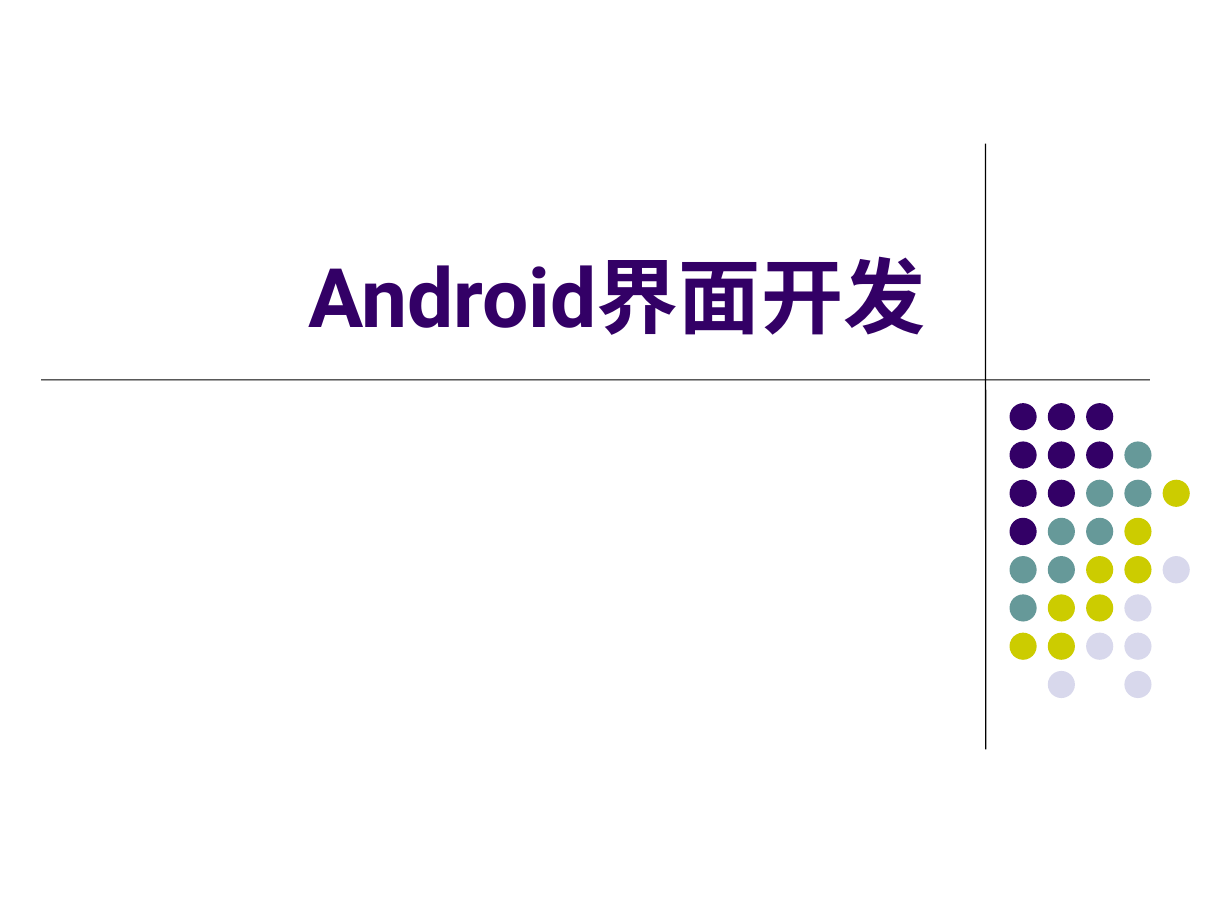
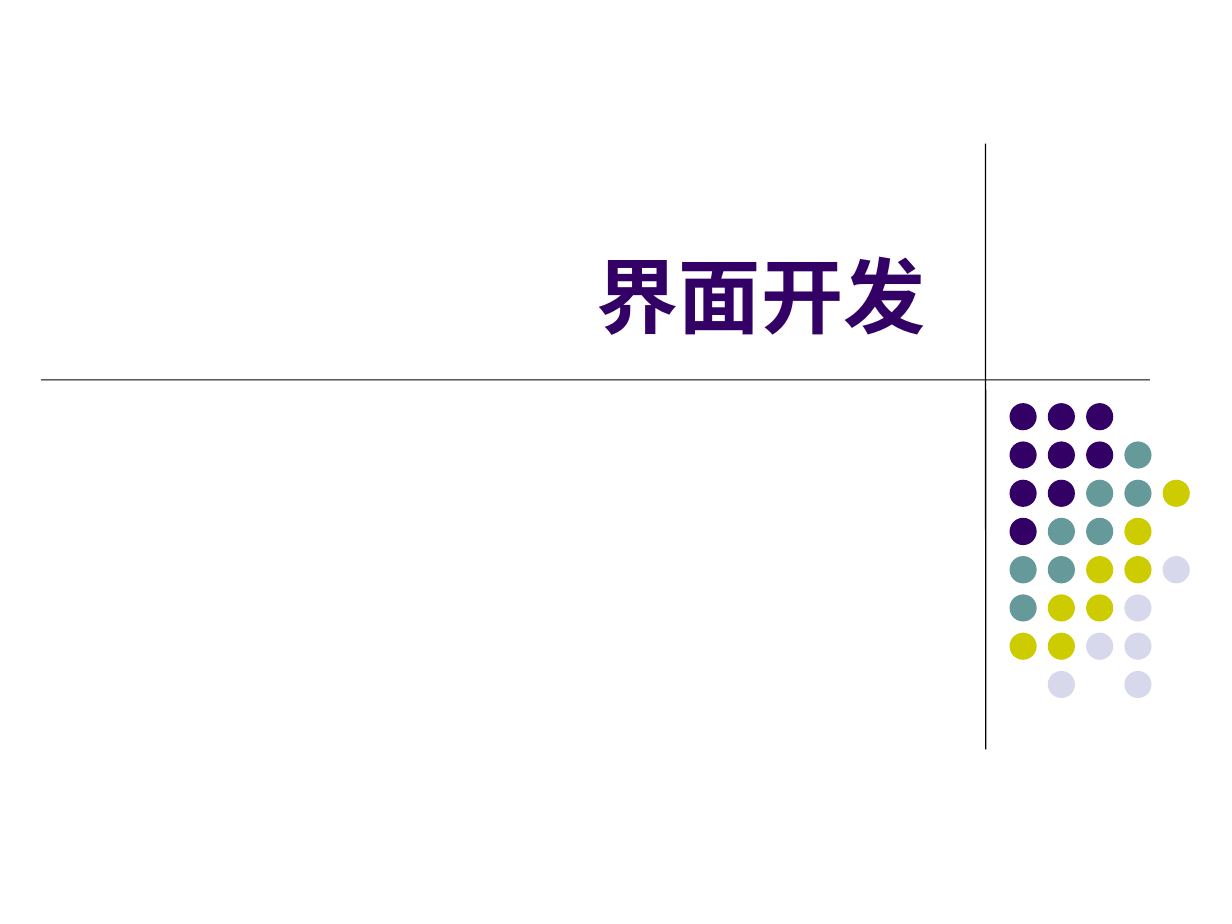
Before and after one commit to zjsu/android, a slide deck: slide 1 of chapters/4/chap4.pptx. Drawn at 1232x924 pixels with LibreOffice and Linux fonts; fonts in the diff are those of the drawing; background and template pictures are left out. Boxes give left, top, right and bottom in pixels: in the first picture for what was removed or moved away, otherwise in the second. Text is boxed around its words. In the diff, an @@ line names an element or a change of style, - is before the commit and + after.

```diff
--- a/chapters/4/chap4.pptx
+++ b/chapters/4/chap4.pptx
@@ title at [597, 256, 925, 335]: text changed @@
-Android界面开发
+界面开发
```
Also in this commit, not shown: 6 other files.
